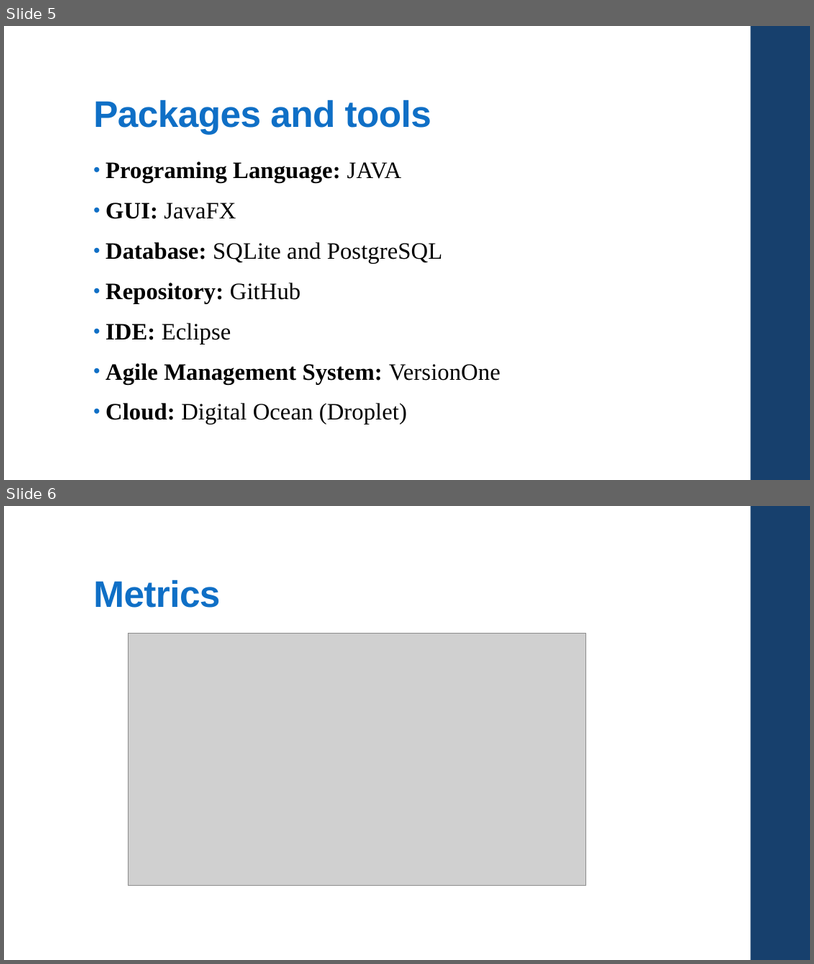
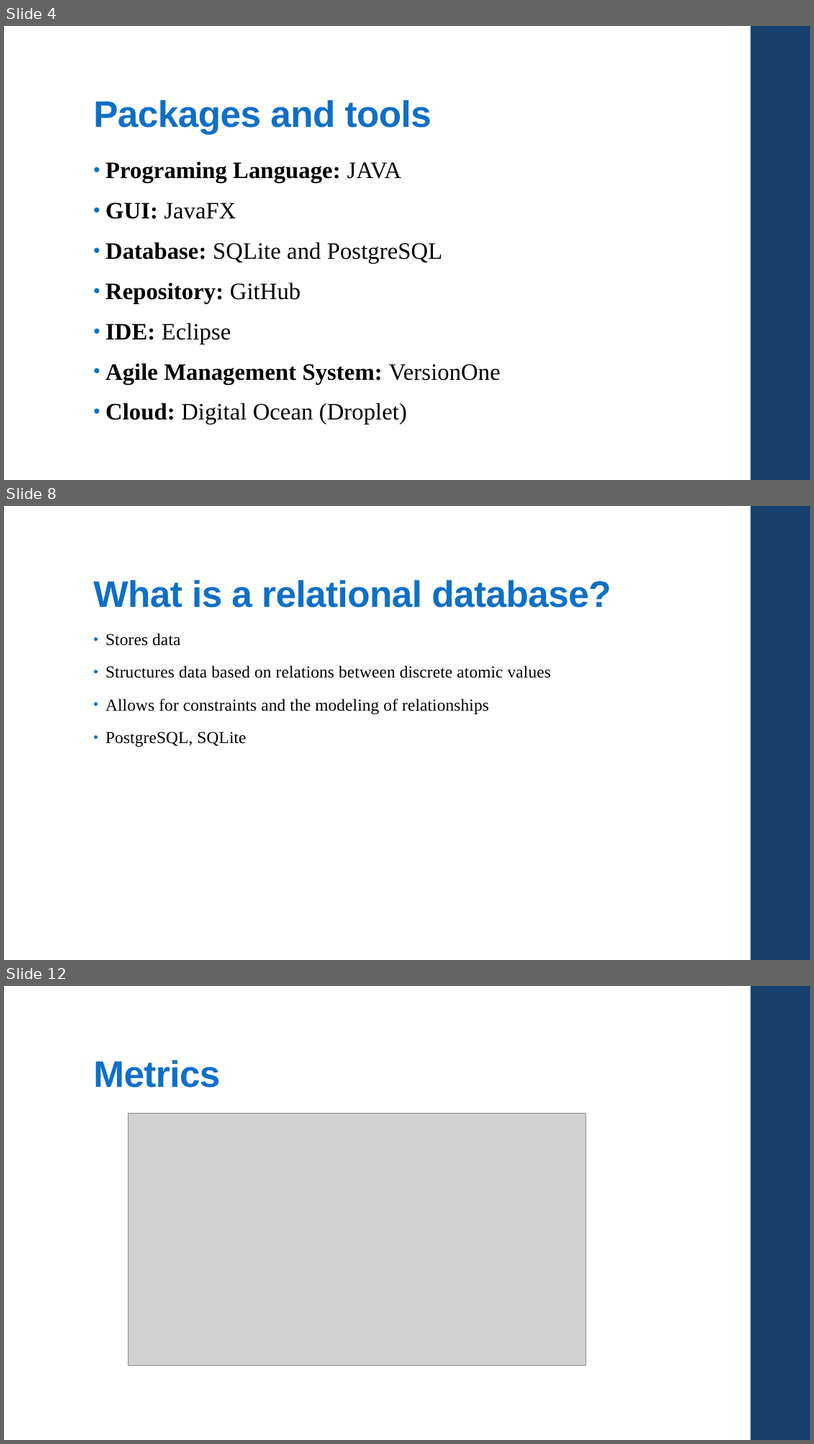
Before and after one commit to csc4350adept/csc4350, a slide deck: Documentation/Pres.pptx. Shown one above the other, each under a label of ours: slides 5 and 6 before the commit, slides 4, 8 and 12 after it; the slides between them are not shown. The pictures are 814x964 and 814x1444 pixels, drawn with LibreOffice and Linux fonts; fonts in the diff are those of the drawing; grey boxes stand for pictures. Boxes give left, top, right and bottom in pixels: in the first picture for what was removed or moved away, otherwise in the second. Text is boxed around its words. In the diff, an @@ line names an element or a change of style, - is before the commit and + after.

```diff
--- a/Documentation/Pres.pptx
+++ b/Documentation/Pres.pptx
@@ slide 8 added at <box>4,506,810,960</box>, background #FFFFFF; not listed: 1 template element that a slide beside it also shows @@
@@ title added at <box>93,579,611,608</box>, 44 pt, text #0F6FC6, bold @@
+What is a relational database?
@@ text added at <box>106,633,551,746</box>, 20 pt, text #000000 @@
+• Stores data
+• Structures data based on relations between discrete atomic values
+• Allows for constraints and the modeling of relationships
+• PostgreSQL, SQLite
@@ what was slide 5 is now slide 4 @@
@@ what was slide 6 is now slide 12 @@
```
Also in this commit, not shown: 2 slides changed, 7 other slides added, 4 slides removed, 5 other files.
